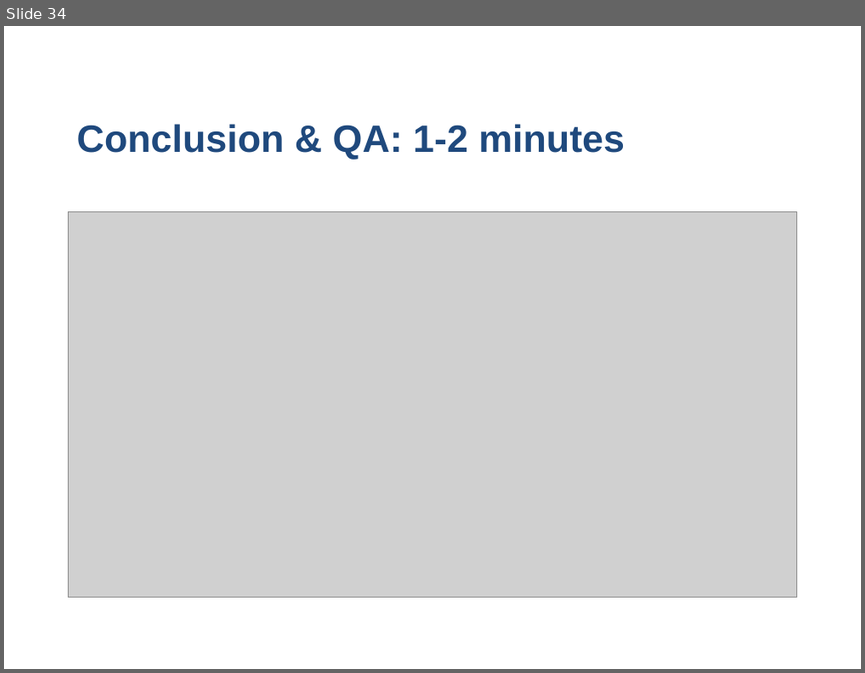
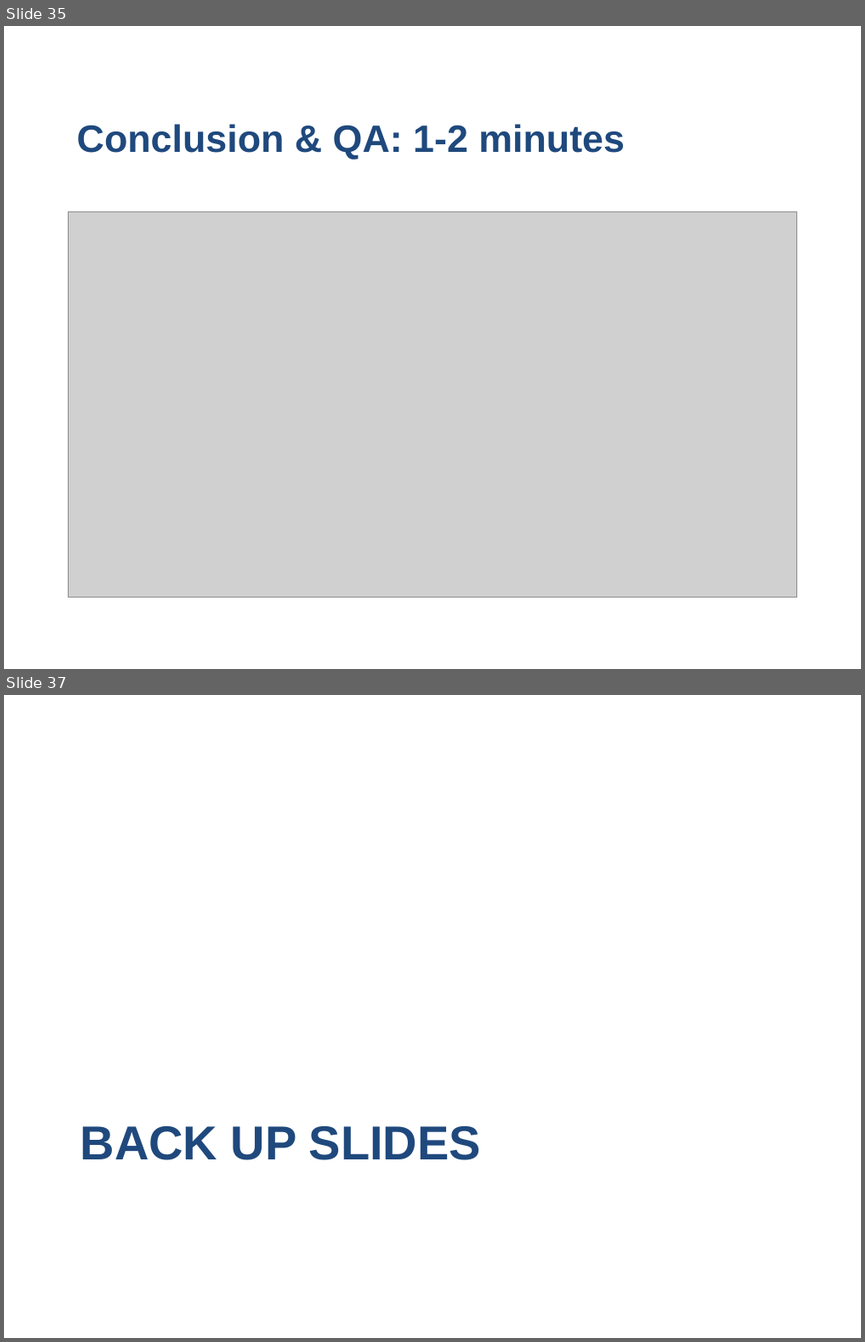
Before and after one commit to stivo-suong/thesis-latex-dev, a slide deck: oral_defense/Scalar & Homoskedastic Models for SAR & POLSAR.pptx.ppt. Shown one above the other, each under a label of ours: slide 34 before the commit, slides 35 and 37 after it; the slides between them are not shown. The pictures are 865x673 and 865x1342 pixels, drawn with LibreOffice and Linux fonts; fonts in the diff are those of the drawing; grey boxes stand for pictures; background and template pictures are left out. Boxes give left, top, right and bottom in pixels: in the first picture for what was removed or moved away, otherwise in the second. Text is boxed around its words. In the diff, an @@ line names an element or a change of style, - is before the commit and + after.

```diff
--- a/oral_defense/Scalar & Homoskedastic Models for SAR & POLSAR.pptx.ppt
+++ b/oral_defense/Scalar & Homoskedastic Models for SAR & POLSAR.pptx.ppt
@@ slide 37 added at (4, 695, 861, 1338), background #FFFFFF @@
@@ title added at (80, 1126, 481, 1160), 40 pt, text #1F497D, bold @@
+BACK UP SLIDES
@@ what was slide 34 is now slide 35 @@
```
Also in this commit, not shown: 3 slides changed, 4 other slides added, 1 slide removed, 2 other files.
